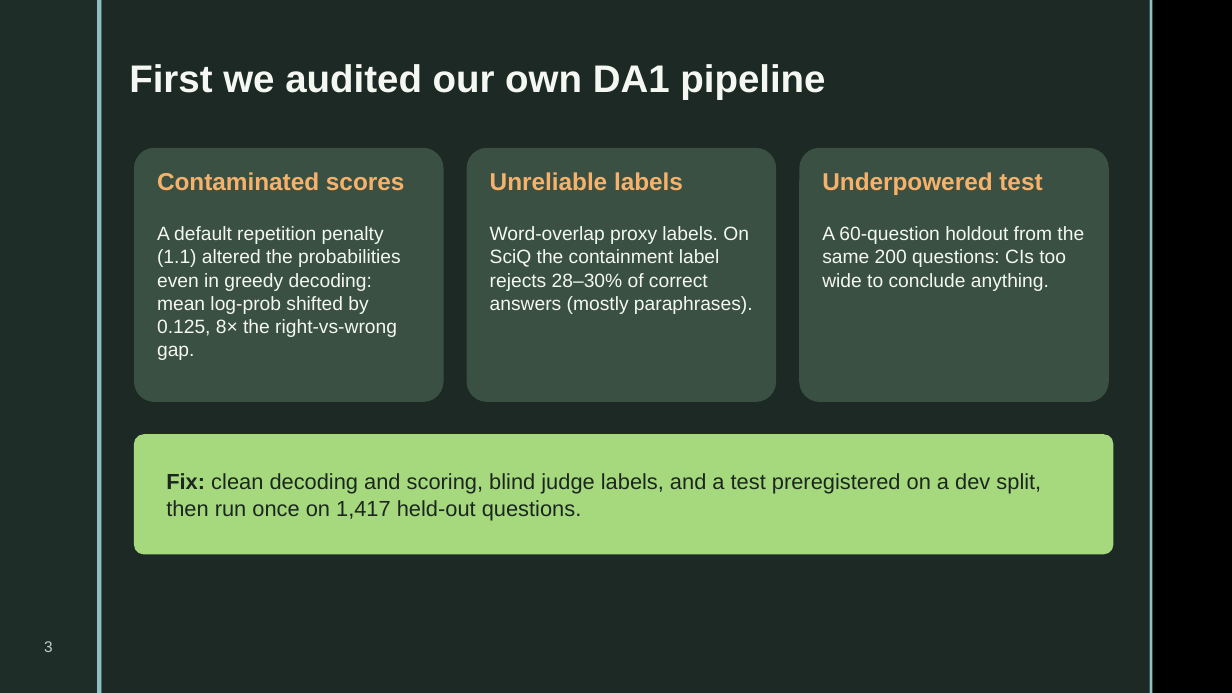
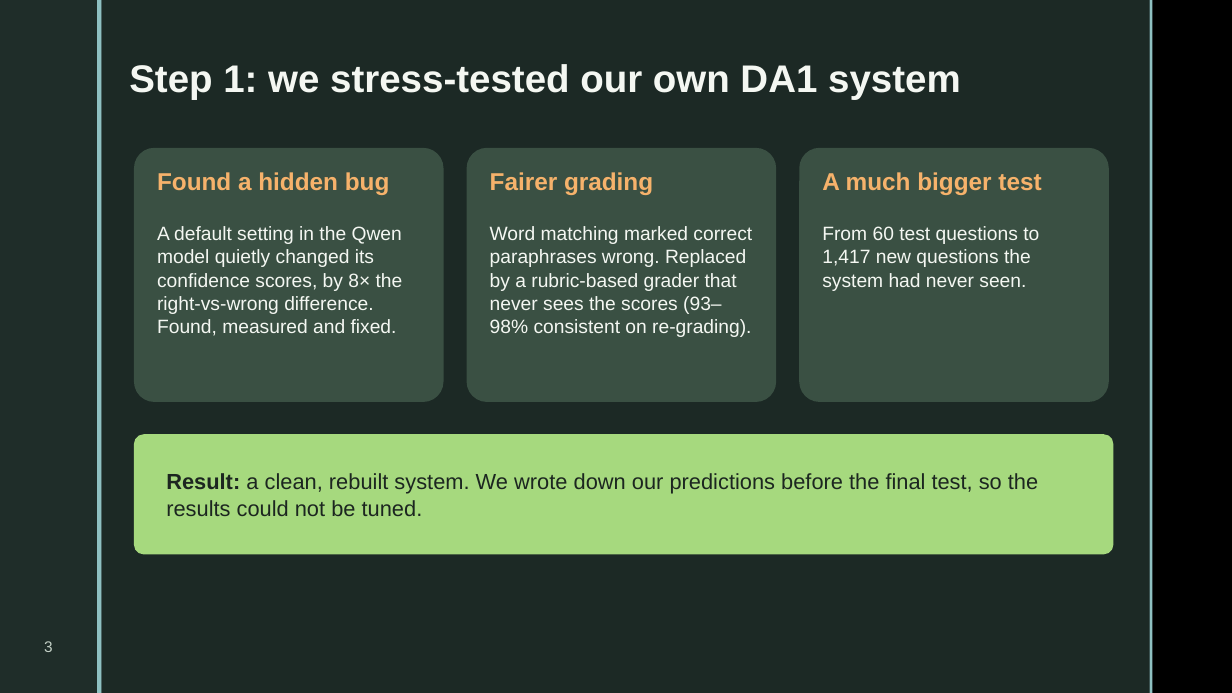
Before and after one commit to gouthamkrishna404/hallucination-detection, a slide deck: slide 3 of presentation/DA3_Hallucination_Detection.pptx. Drawn at 1232x693 pixels with LibreOffice and Linux fonts; fonts in the diff are those of the drawing; background and template pictures are left out. Boxes give left, top, right and bottom in pixels: in the first picture for what was removed or moved away, otherwise in the second. Text is boxed around its words. In the diff, an @@ line names an element or a change of style, - is before the commit and + after.

```diff
--- a/presentation/DA3_Hallucination_Detection.pptx
+++ b/presentation/DA3_Hallucination_Detection.pptx
@@ text at [129, 64, 961, 99]: text changed @@
-First we audited our own DA1 pipeline
+Step 1: we stress-tested our own DA1 system
@@ text at [157, 172, 390, 195]: text changed @@
-Contaminated scores
+Found a hidden bug
@@ text at [490, 172, 653, 195]: text changed @@
-Unreliable labels
+Fairer grading
@@ text at [822, 172, 1041, 195]: text changed @@
-Underpowered test
+A much bigger test
@@ text at [157, 226, 403, 336]: text changed @@
-A default repetition penalty (1.1) altered the probabilities even in greedy decoding: mean log-prob shifted by 0.125, 8× the right-vs-wrong gap.
+A default setting in the Qwen model quietly changed its confidence scores, by 8× the right-vs-wrong difference. Found, measured and fixed.
@@ text at [490, 226, 752, 337]: text changed @@
-Word-overlap proxy labels. On SciQ the containment label rejects 28–30% of correct answers (mostly paraphrases).
+Word matching marked correct paraphrases wrong. Replaced by a rubric-based grader that never sees the scores (93–98% consistent on re-grading).
@@ text at [822, 226, 1039, 291]: text changed @@
-A 60-question holdout from the same 200 questions: CIs too wide to conclude anything.
+From 60 test questions to 1,417 new questions the system had never seen.
@@ text at [166, 473, 1038, 516]: text changed @@
-Fix: clean decoding and scoring, blind judge labels, and a test preregistered on a dev split, then run once on 1,417 held-out questions.
+Result: a clean, rebuilt system. We wrote down our predictions before the final test, so the results could not be tuned.
```
Also in this commit, not shown: 14 other slides changed, 1 slide added, 1 slide removed, 6 other files.
